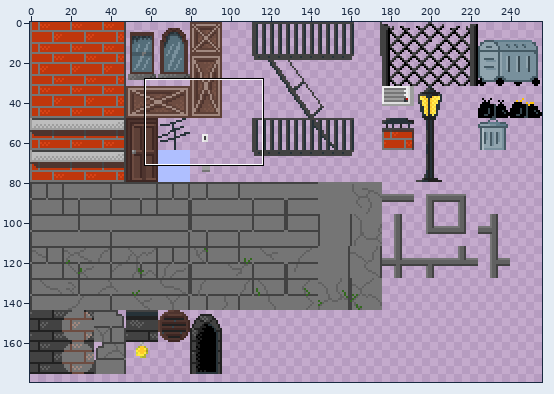
A sprite sheet gets an edit: assets/tiles/city_tiles.png. The picture above shows the old version from afar; the outline marks the close-up.
Close-up. Before the edit:
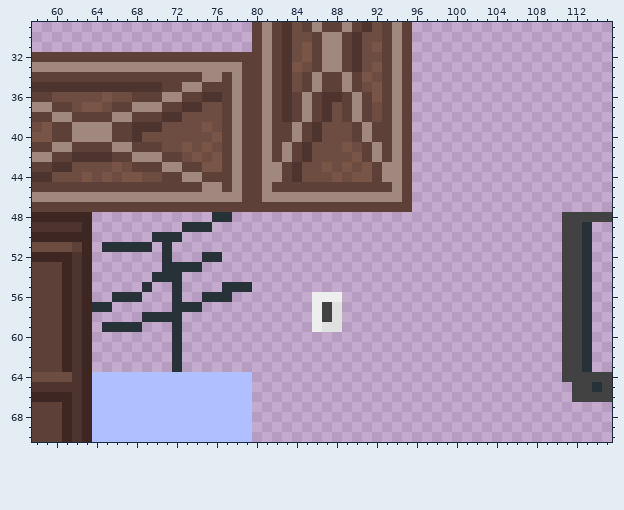
The file is 256x256 pixels. Shown: x 58..115, y 29..70. The wide view leaves out empty margins.
Now the later version:
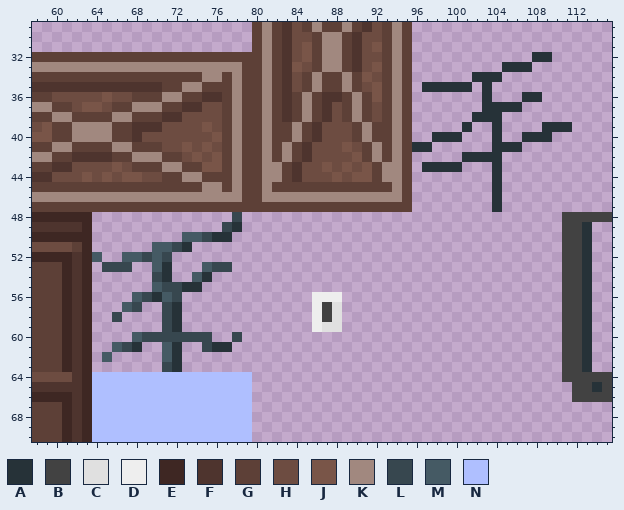
Palette (. is transparent): A #263238  B #424242  C #e0e0e0  D #eeeeee  E #3e2723  F #4e342e  G #5d4037  H #6d4c41  J #795548  K #a1887f  L #37474f  M #455a64  N #afbfff
The author wrote: Eenmaal bij zijn fiets aangekomen stapte hij op en ging hij op weg naar een supermarkt om zijn lunch te kopen.
The edit:
@@ x 58..115 @@
 31 ......................GKGFHJGKKGFHJGKG....................
-32 GGGGGGGGGGGGGGGGGGGGGGGKGFHJGKKGFHHGKG....................
-33 KKKKKKKKKKKKKKKKKKKKKGGKGFJHGKKGFHJGKG....................
-34 GGGGGGGGGGGGGGGGGKKGKGGKGFHGKGGKGJHGKG....................
-35 FFFFFFFFFFFFFGGKKGGGKGGKGFHGKGGKGHJGKG....................
-36 GGHHHHHJHHGGGKKGGFFGKGGKGFGKGFFGKGJGKG....................
-37 KKGGHJJHGGKKKGGFFHHGKGGKGFGKGFHGKGHGKG....................
-38 GGKKGGGGKKGGGFFHHHHGKGGKGFGKGFHGKGHGKG....................
-39 HJGGKKKKGGFFFHHHHJHGKGGKGGKGFHHHGKGGKG....................
-40 JJGGKKKKGGFHHHHHHHJGKGGKGGKGFHHHGKGGKG....................
-41 GGKKGGGGKKGGGHHJHJHGKGGKGKGFHHHJHGKGKG....................
-42 KKGGFFFFGGKKKGGHJHJGKGGKGKGFHHHHJGKGKG....................
-43 GGFFHHHHJHGGGKKGGJJGKGGKKGFHHJHJHJGKKG....................
-44 FFHHHJHJHJJHHGGKKGGGKGGKKGFHHHJHJJGKKG....................
-45 GGGGGGGGGGGGGGGGGKKGKGGKGGGGGGGGGGGGKG....................
-46 KKKKKKKKKKKKKKKKKKKKKGGKKKKKKKKKKKKKKG....................
-47 GGGGGGGGGGGGGGGGGGGGGGGGGGGGGGGGGGGGGG....................
-48 EEEEEE............AA.................................BBBBB
-49 FFFFFE.........AAA...................................BBA..
-50 EEEEEE......AAA......................................BBA..
-51 HHHHGE.AAAAA.A.......................................BBA..
-52 EEEEFE.......A...AA..................................BBA..
-53 GGGEFE.......AAAA....................................BBA..
-54 GGGEFE......AAA......................................BBA..
-55 GGGEFE.....A..A....AAA...............................BBA..
-56 GGGEFE..AAA...A..AAA........DDD......................BBA..
-57 GGGEFEAA......AAA...........DBC......................BBA..
-58 GGGEFE.....AAAA.............DBC......................BBA..
-59 GGGEFE.AAAA...A.............DCC......................BBA..
-60 GGGEFE........A......................................BBA..
-61 GGGEFE........A......................................BBA..
-62 GGGEFE........A......................................BBA..
-63 GGGEFE........A......................................BBA..
+32 GGGGGGGGGGGGGGGGGGGGGGGKGFHJGKKGFHHGKG............AA......
+33 KKKKKKKKKKKKKKKKKKKKKGGKGFJHGKKGFHJGKG.........AAA........
+34 GGGGGGGGGGGGGGGGGKKGKGGKGFHGKGGKGJHGKG......AAA...........
+35 FFFFFFFFFFFFFGGKKGGGKGGKGFHGKGGKGHJGKG.AAAAA.A............
+36 GGHHHHHJHHGGGKKGGFFGKGGKGFGKGFFGKGJGKG.......A...AA.......
+37 KKGGHJJHGGKKKGGFFHHGKGGKGFGKGFHGKGHGKG.......AAAA.........
+38 GGKKGGGGKKGGGFFHHHHGKGGKGFGKGFHGKGHGKG......AAA...........
+39 HJGGKKKKGGFFFHHHHJHGKGGKGGKGFHHHGKGGKG.....A..A....AAA....
+40 JJGGKKKKGGFHHHHHHHJGKGGKGGKGFHHHGKGGKG..AAA...A..AAA......
+41 GGKKGGGGKKGGGHHJHJHGKGGKGKGFHHHJHGKGKGAA......AAA.........
+42 KKGGFFFFGGKKKGGHJHJGKGGKGKGFHHHHJGKGKG.....AAAA...........
+43 GGFFHHHHJHGGGKKGGJJGKGGKKGFHHJHJHJGKKG.AAAA...A...........
+44 FFHHHJHJHJJHHGGKKGGGKGGKKGFHHHJHJJGKKG........A...........
+45 GGGGGGGGGGGGGGGGGKKGKGGKGGGGGGGGGGGGKG........A...........
+46 KKKKKKKKKKKKKKKKKKKKKGGKKKKKKKKKKKKKKG........A...........
+47 GGGGGGGGGGGGGGGGGGGGGGGGGGGGGGGGGGGGGG........A...........
+48 EEEEEE..............L................................BBBBB
+49 FFFFFE.............LA................................BBA..
+50 EEEEEE.........MMLAA.................................BBA..
+51 HHHHGE......MMLA.....................................BBA..
+52 EEEEFEM..MMLML.......................................BBA..
+53 GGGEFE.LLL..MA...MLL.................................BBA..
+54 GGGEFE......LA..MA...................................BBA..
+55 GGGEFE......MLLAA....................................BBA..
+56 GGGEFE....MLAML.............DDD......................BBA..
+57 GGGEFE...ML..LA.............DBC......................BBA..
+58 GGGEFE..L....LA.............DBC......................BBA..
+59 GGGEFE.......LA.............DCC......................BBA..
+60 GGGEFE....MLLLLLLL..L................................BBA..
+61 GGGEFE..MLA..MA..LAA.................................BBA..
+62 GGGEFE.M.....MA......................................BBA..
+63 GGGEFE.......LA......................................BBA..
 64 HHHHFENNNNNNNNNNNNNNNN...............................BBBBB
